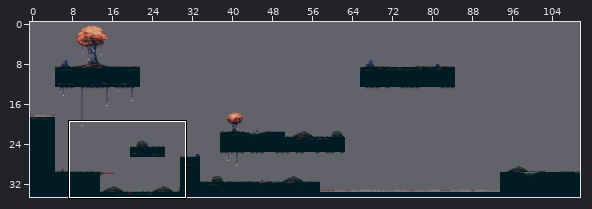
Level history. Tiled map: resource/Map1/map1.tmx. The first picture is a wide view before the edit; the outline marks the close-up.
Close-up. Old version:
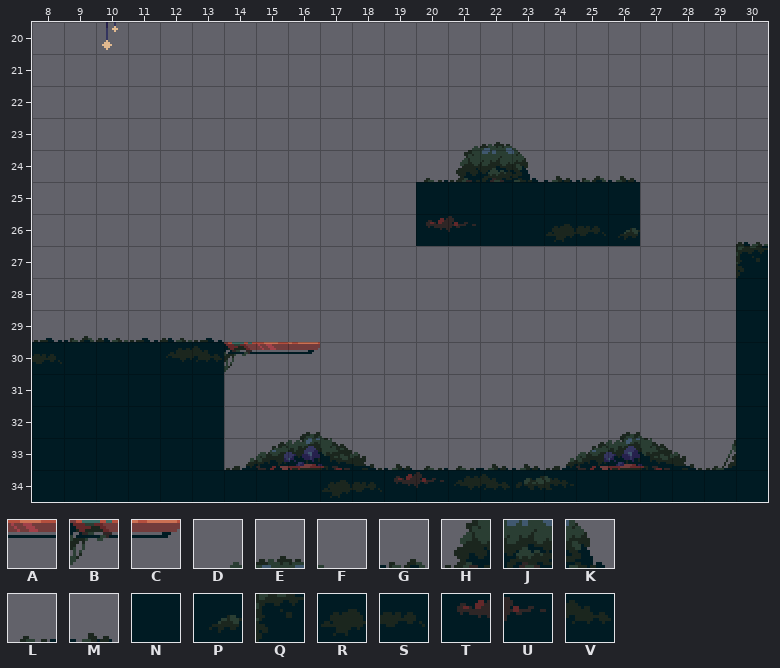
Cells are 16x16 px. Shown: x 8..30, y 20..34.
Key: from "tileset": A 79, B 80, C 81, D 97, E 98, F 99, G 112, H 115, J 116, K 117, L 144, M 147, N 162, P 163, Q 180, R 182, S 183, T 184, U 185, V 187.
_ is an empty cell.
Layers that did not change in this view are not listed.
Layer "Terrain" before, first column x 13:
23 ________________
24 ________________
25 _______NNNNNNN__
26 _______TUNNRSP__
27 ________________
28 ________________
29 ________________
30 VBAC____________
Layer "Decorate" before, first column x 13:
22 ________________
23 ________DEF_____
24 _______LHJKMGM__
25 ________________
26 ________________
27 ________________
28 ________________
And afterwards:
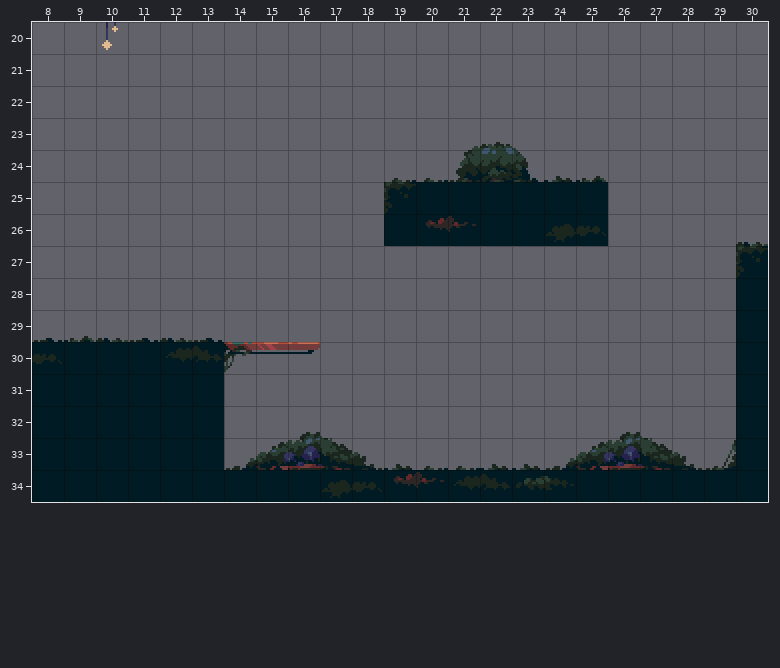
Diff:
Layer "Terrain":
y 25: x 19 _ -> Q; x 26 N -> _
y 26: x 19 _ -> N; x 26 P -> _
Layer "Decorate":
y 24: x 19 _ -> L; x 26 M -> _
Changed places in both close-ups, as pixel boxes (x1, y1, x2, y2):
added: (384, 178, 416, 246)
removed: (608, 176, 640, 246)
